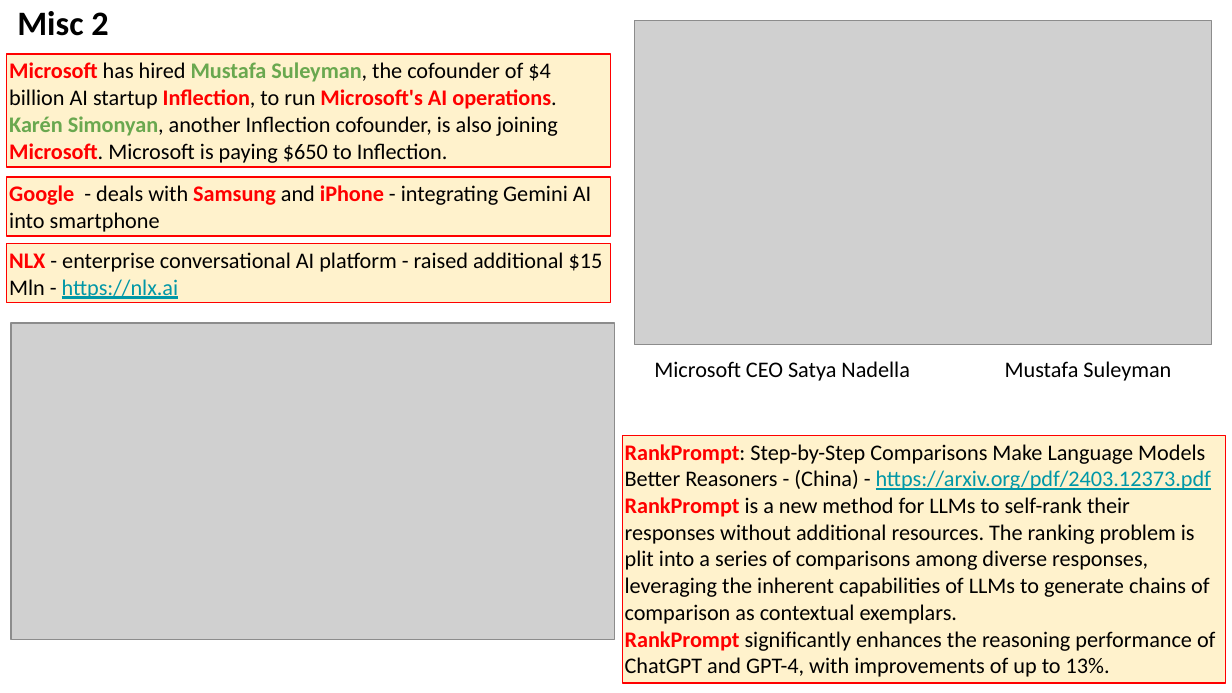
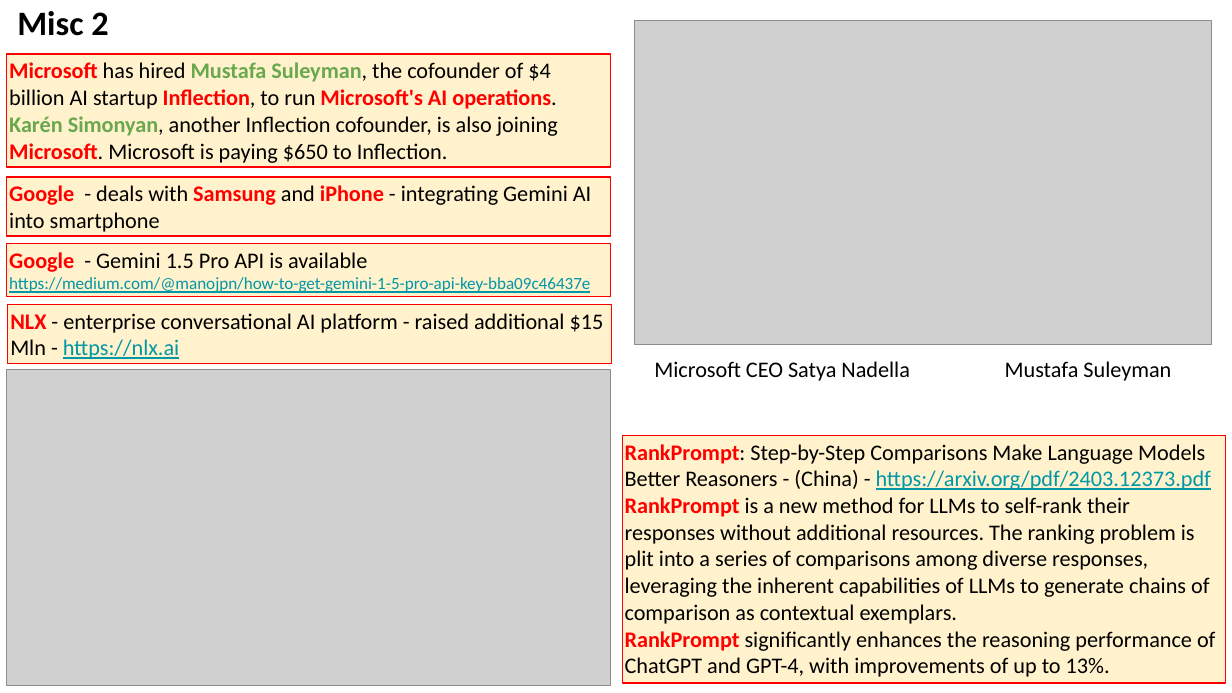
Before and after one commit to lselector/seminar, a slide deck: slide 9 of 2024/2024-03-22-AI-Updates.pptx. Drawn at 1232x693 pixels with LibreOffice and Linux fonts; fonts in the diff are those of the drawing; grey boxes stand for pictures. Boxes give left, top, right and bottom in pixels: in the first picture for what was removed or moved away, otherwise in the second. Text is boxed around its words. In the diff, an @@ line names an element or a change of style, - is before the commit and + after.

```diff
--- a/2024/2024-03-22-AI-Updates.pptx
+++ b/2024/2024-03-22-AI-Updates.pptx
@@ rectangle added at <box>6,244,610,297</box>, fill #FFF2CC, outline #FF0000 0.75 pt, 10 pt, text #0097A7, underline @@
+Google - Gemini 1.5 Pro API is available
+https://medium.com/@manojpn/how-to-get-gemini-1-5-pro-api-key-bba09c46437e
@@ rectangle "NLX - enterprise conversational AI ...": place and size @@
-rectangle "NLX - enterprise conversational AI ..." at <box>6,244,610,303</box>
+rectangle "NLX - enterprise conversational AI ..." at <box>7,304,611,363</box>
@@ picture: place and size @@
-picture at <box>11,323,615,639</box>
+picture at <box>6,370,610,686</box>
```
Also in this commit, not shown: 2 other slides changed.
